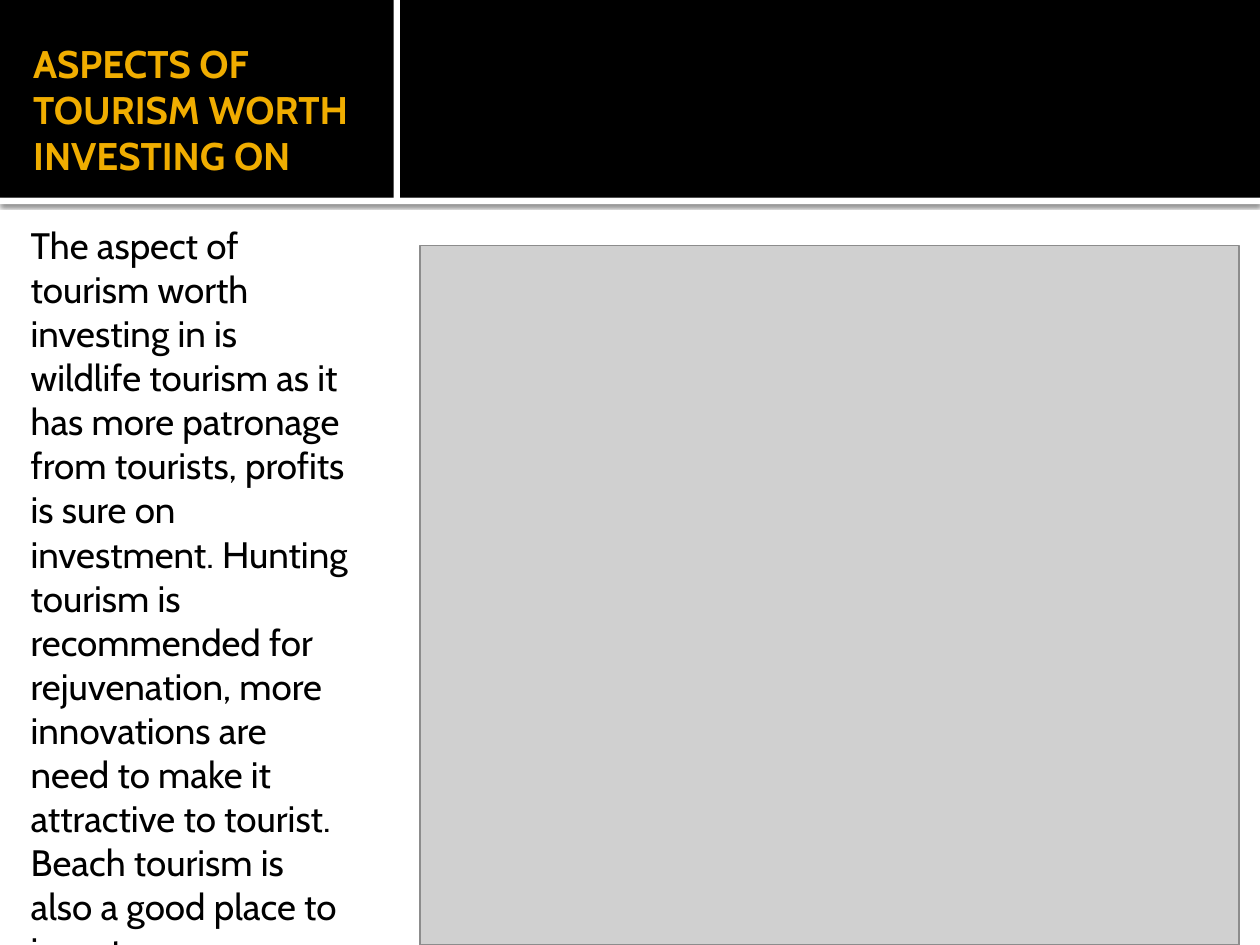
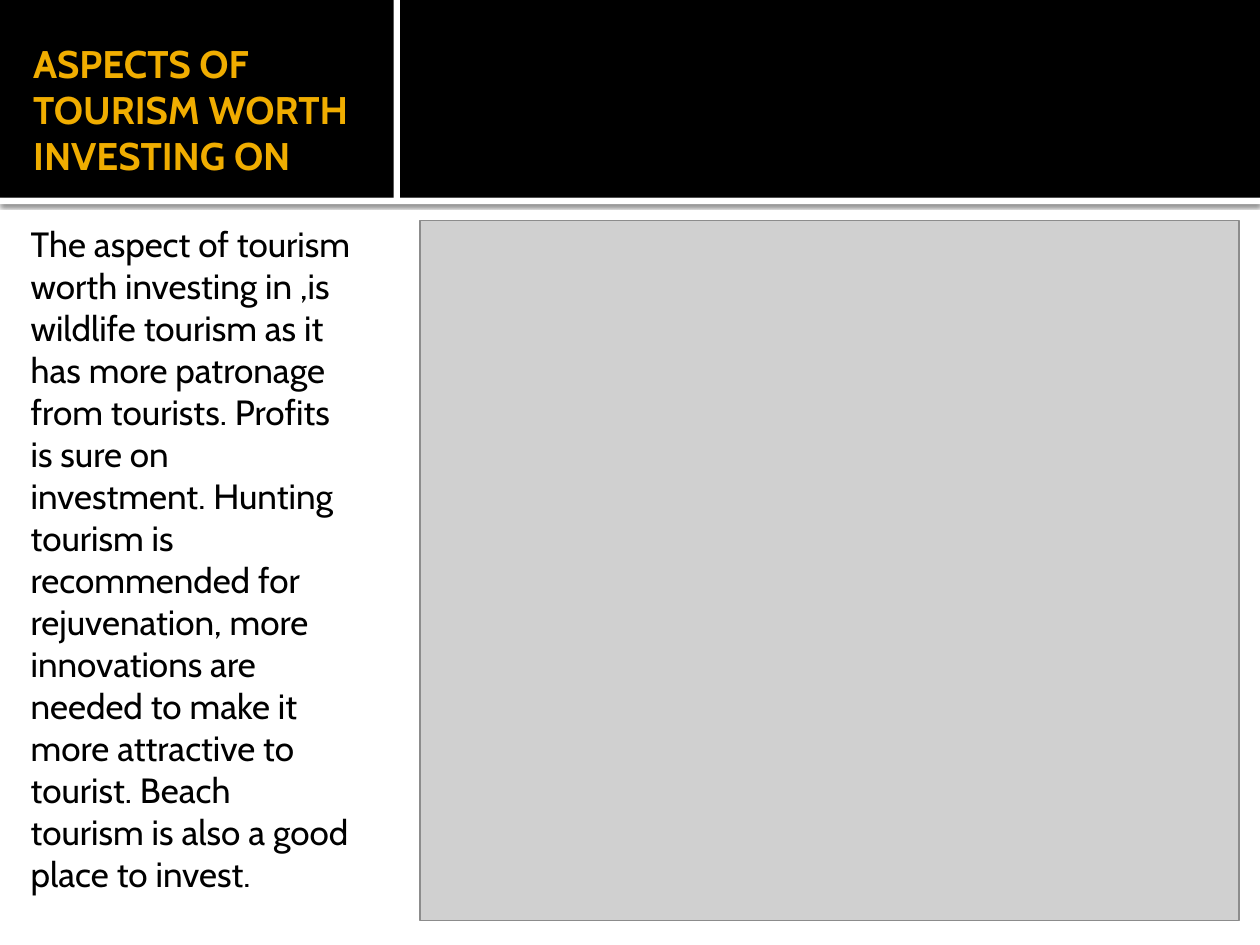
Before and after one commit to SuPaTeT/Code-Plateau-Group-2-Tanzania-Project, a slide deck: slide 21 of TANZANIA TOURIST REPORT.pptx. Drawn at 1260x945 pixels with LibreOffice and Linux fonts; fonts in the diff are those of the drawing; grey boxes stand for pictures. Boxes give left, top, right and bottom in pixels: in the first picture for what was removed or moved away, otherwise in the second. Text is boxed around its words. In the diff, an @@ line names an element or a change of style, - is before the commit and + after.

Commit message:
Add files via upload
TANZANIA TOURIST REPORT

```diff
--- a/TANZANIA TOURIST REPORT.pptx
+++ b/TANZANIA TOURIST REPORT.pptx
@@ text at (x1=31, y1=230, x2=350, y2=896): text changed; size 21 to 20 pt @@
-The aspect of tourism worth investing in is wildlife tourism as it has more patronage from tourists, profits is sure on investment. Hunting tourism is recommended for rejuvenation, more innovations are need to make it attractive to tourist. Beach tourism is also a good place to invest.
+The aspect of tourism worth investing in ,is wildlife tourism as it has more patronage from tourists. Profits is sure on investment. Hunting tourism is recommended for rejuvenation, more innovations are needed to make it more attractive to tourist. Beach tourism is also a good place to invest.
@@ picture moved from (x1=420, y1=246, x2=1239, y2=945) to (x1=420, y1=220, x2=1239, y2=920) @@
```
Also in this commit, not shown: 7 other slides changed, 4 slides added, 4 slides removed.
